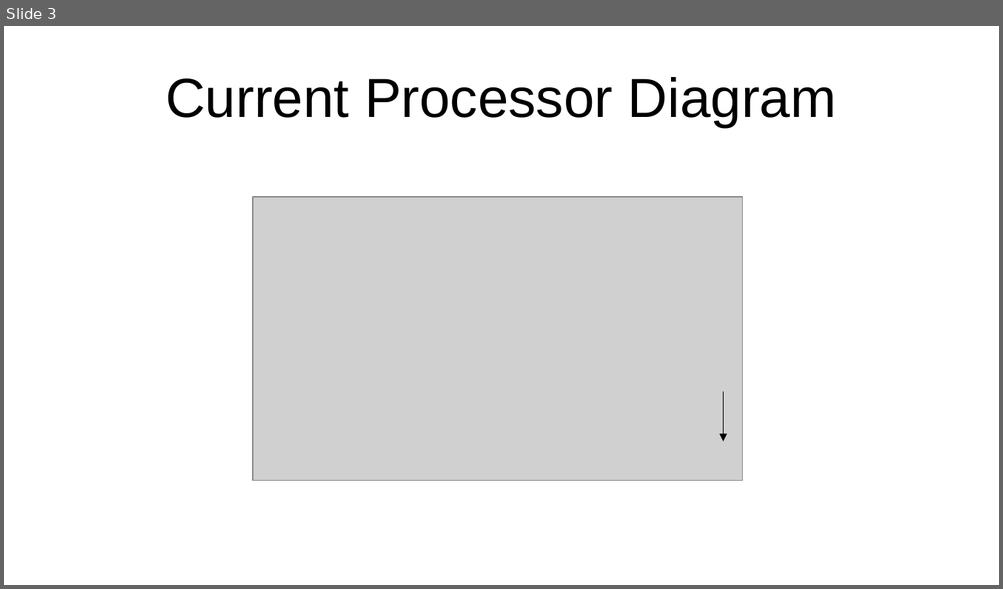
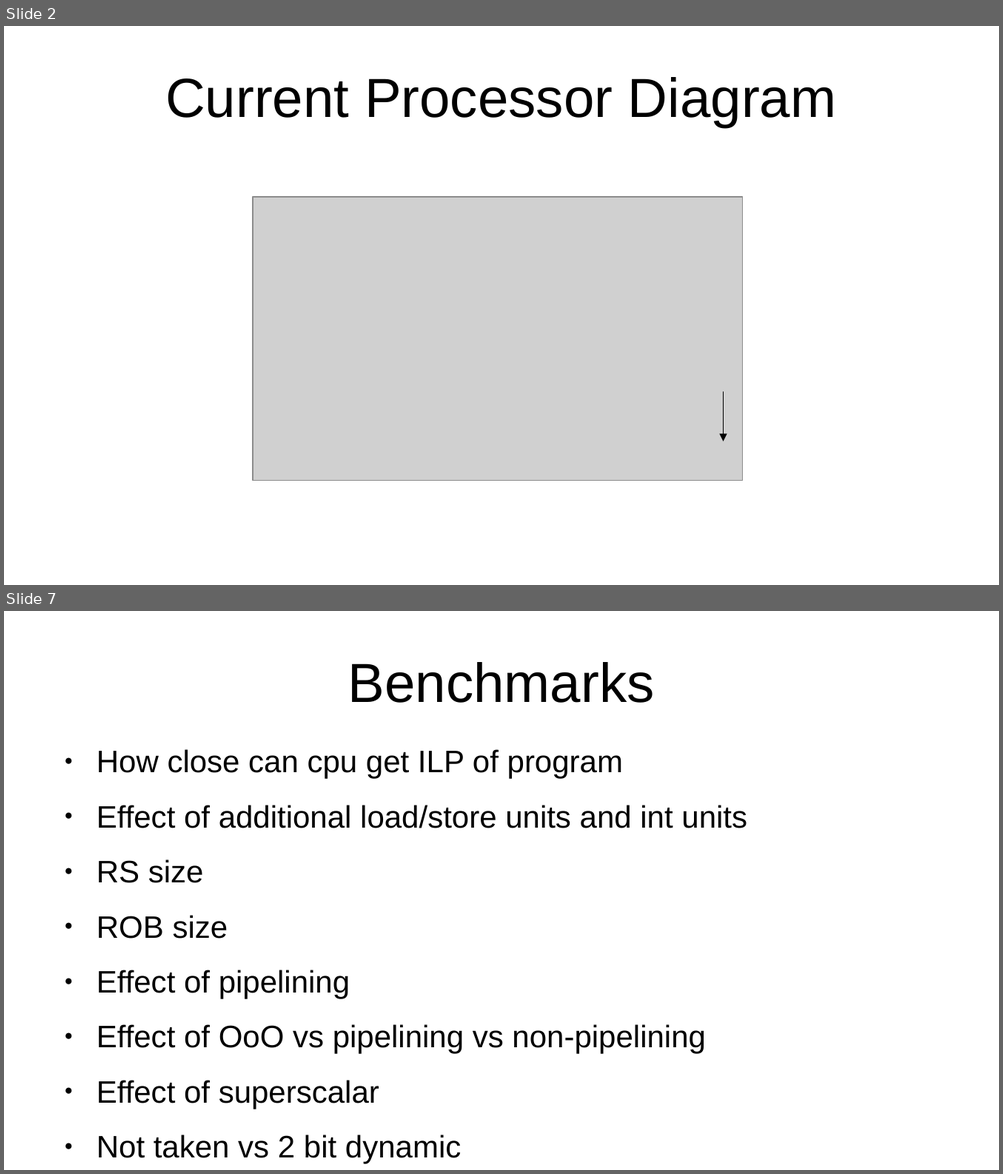
Before and after one commit to dANW34V3R/ACA, a slide deck: slides/slides.odp. Shown one above the other, each under a label of ours: slide 3 before the commit, slides 2 and 7 after it; the slides between them are not shown. The pictures are 1003x589 and 1003x1174 pixels, drawn with LibreOffice and Linux fonts; fonts in the diff are those of the drawing; grey boxes stand for pictures. Boxes give left, top, right and bottom in pixels: in the first picture for what was removed or moved away, otherwise in the second. Text is boxed around its words. In the diff, an @@ line names an element or a change of style, - is before the commit and + after.

```diff
--- a/slides/slides.odp
+++ b/slides/slides.odp
@@ slide 7 added at (x1=4, y1=611, x2=999, y2=1170), background #FFFFFF @@
@@ title added at (x1=348, y1=662, x2=654, y2=703), 44 pt, text #000000 @@
+Benchmarks
@@ text added at (x1=96, y1=749, x2=747, y2=1165), 24.8 pt, text #000000 @@
+● How close can cpu get ILP of program
+● Effect of additional load/store units and int units
+● RS size
+● ROB size
+● Effect of pipelining
+● Effect of OoO vs pipelining vs non-pipelining
+● Effect of superscalar
+● Not taken vs 2 bit dynamic
@@ what was slide 3 is now slide 2 @@
```
Also in this commit, not shown: 1 slide changed, 3 other slides added, 1 slide removed, 47 other files.
